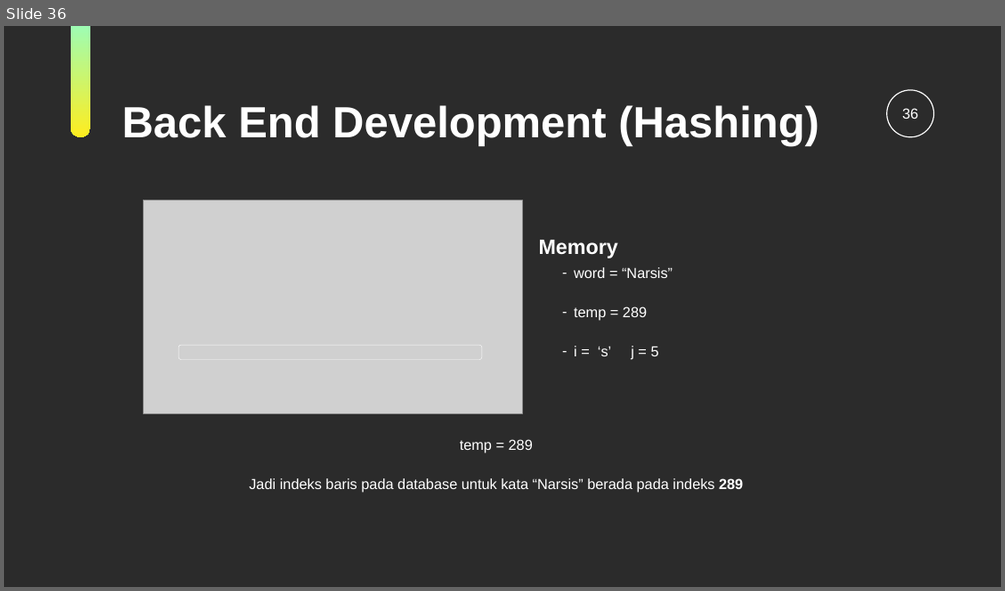
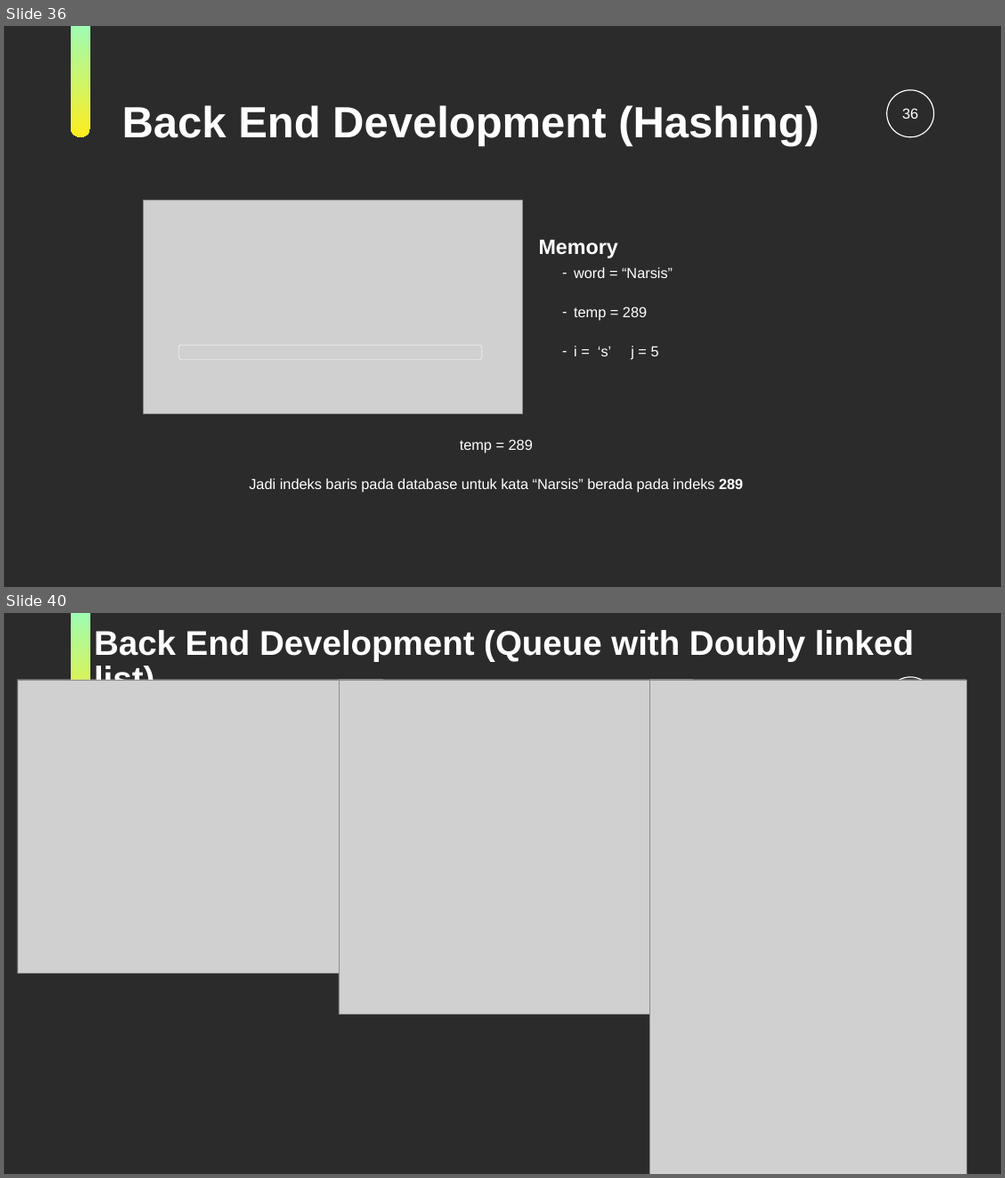
Before and after one commit to Jrhero14/FINALPROJECT-StrukturData, a slide deck: KamusGaul-Strukdat.ppt. Shown one above the other, each under a label of ours: slide 36 before the commit, slides 36 and 40 after it; the slides between them are not shown. The pictures are 1005x591 and 1005x1178 pixels, drawn with LibreOffice and Linux fonts; fonts in the diff are those of the drawing; grey boxes stand for pictures; background and template pictures are left out; a plain dark background stands for a picture behind light text. Boxes give left, top, right and bottom in pixels: in the first picture for what was removed or moved away, otherwise in the second. Text is boxed around its words. In the diff, an @@ line names an element or a change of style, - is before the commit and + after.

```diff
--- a/KamusGaul-Strukdat.ppt
+++ b/KamusGaul-Strukdat.ppt
@@ slide 40 added at [4, 613, 1001, 1174], background picture (left out); not listed: 2 template elements that a slide beside it also shows @@
@@ title added at [94, 630, 914, 681], 66 pt, text #FFFFFF, bold @@
+Back End Development (Queue with Doubly linked list)
@@ picture added at [17, 680, 383, 973] @@
@@ picture added at [339, 680, 693, 1013] @@
@@ picture added at [650, 680, 966, 1174] @@
```
Also in this commit, not shown: 5 slides changed, 4 other slides added, 2 slides removed.
